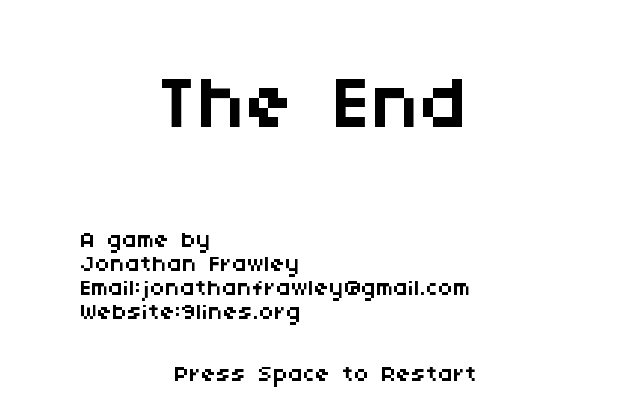
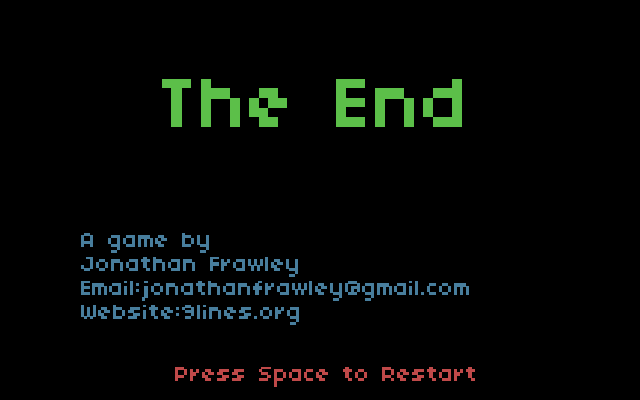
Comparing the layer stacks of the two 640 × 400 images. Changes:
painted on "Press Space to Restart" over (175, 367, 475, 387)
painted on "A game by ..." over (81, 233, 469, 325)
painted on "The End" over (162, 79, 462, 127)
painted on "Background" over (0, 0, 640, 400)
